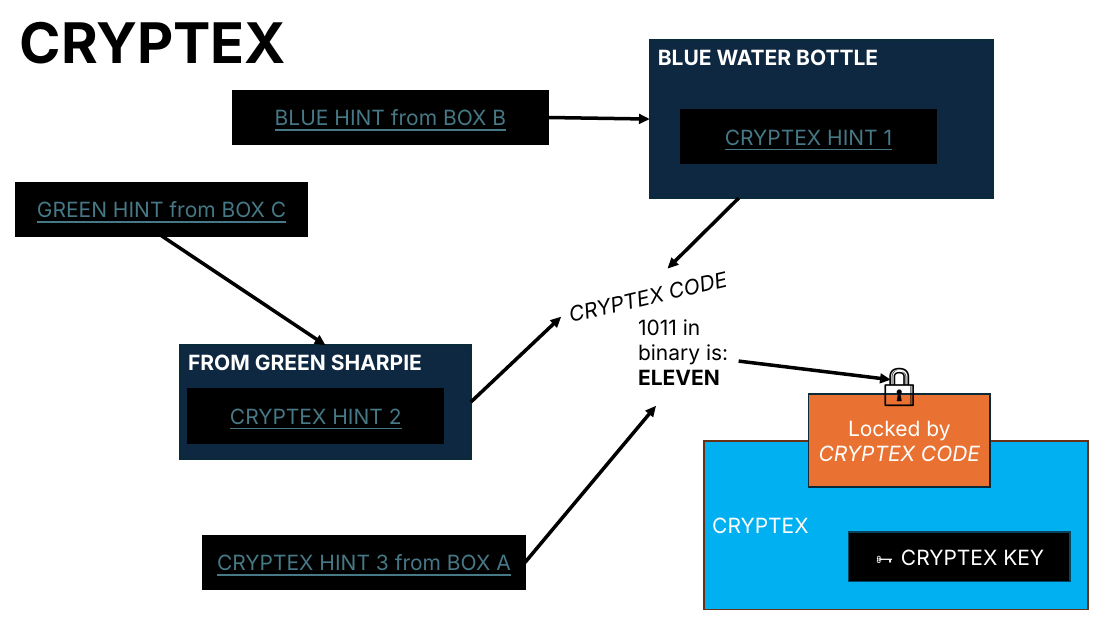
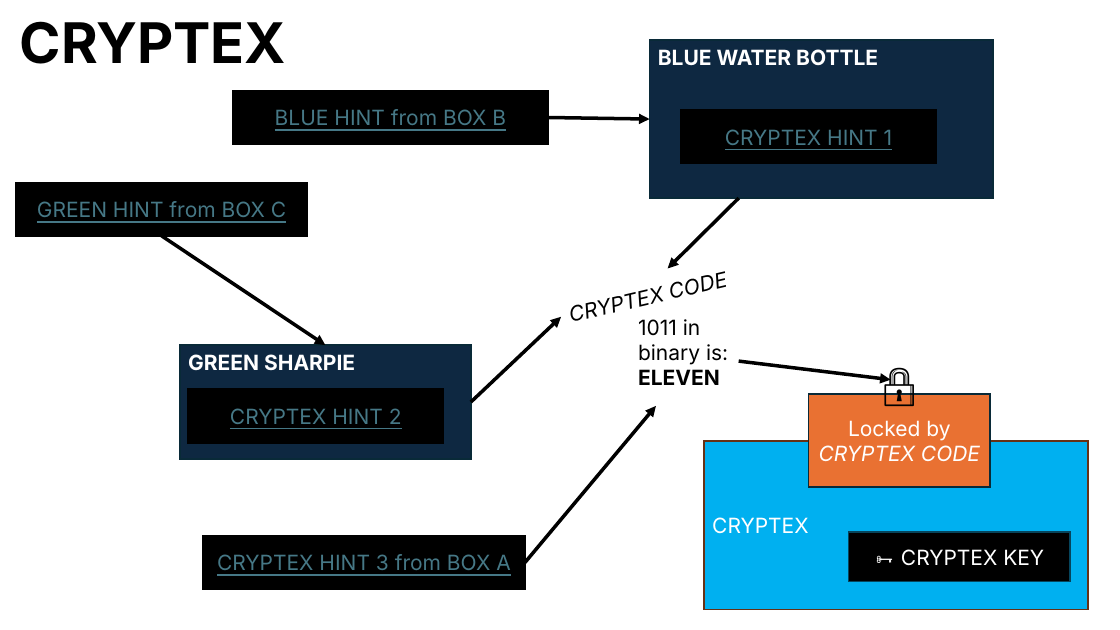
Before and after one commit to hylandtechoutreach/mcccc, a slide deck: slide 8 of Heist/EscapeRoomMap.pptx. Drawn at 1120x630 pixels with LibreOffice and Linux fonts; fonts in the diff are those of the drawing. Boxes give left, top, right and bottom in pixels: in the first picture for what was removed or moved away, otherwise in the second. Text is boxed around its words. In the diff, an @@ line names an element or a change of style, - is before the commit and + after.

```diff
--- a/Heist/EscapeRoomMap.pptx
+++ b/Heist/EscapeRoomMap.pptx
@@ text in rectangle at (188, 354, 355, 370): text changed @@
-FROM GREEN SHARPIE
+GREEN SHARPIE
```
Also in this commit, not shown: 1 other slide changed, 1 other file.
